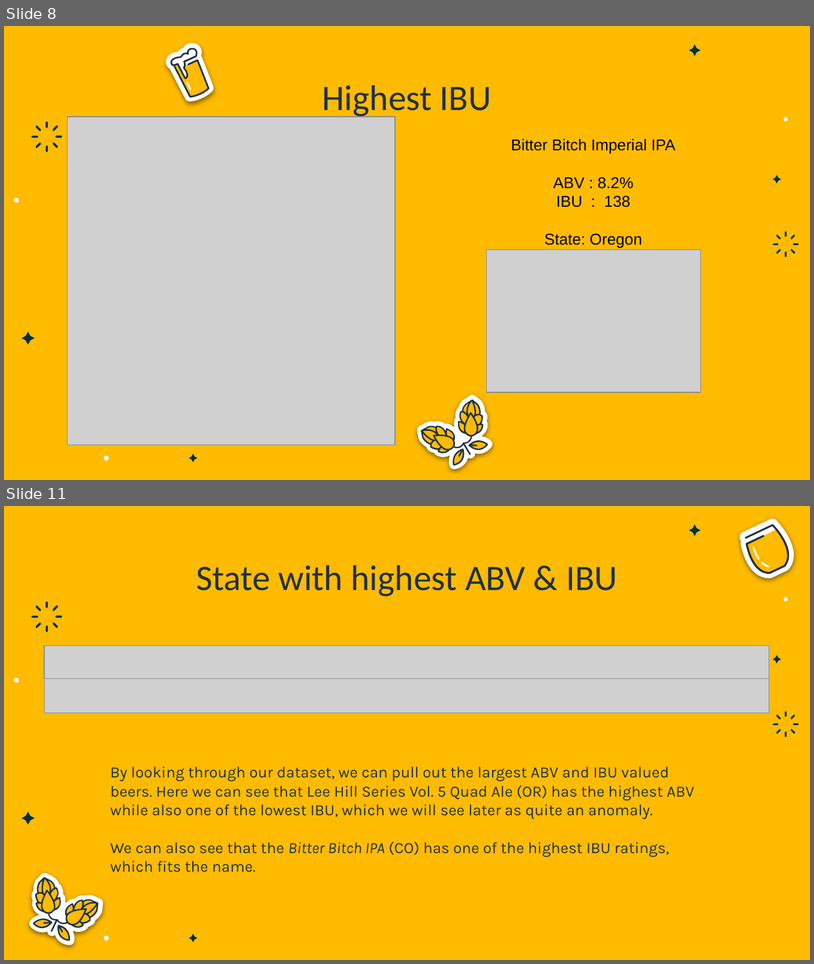
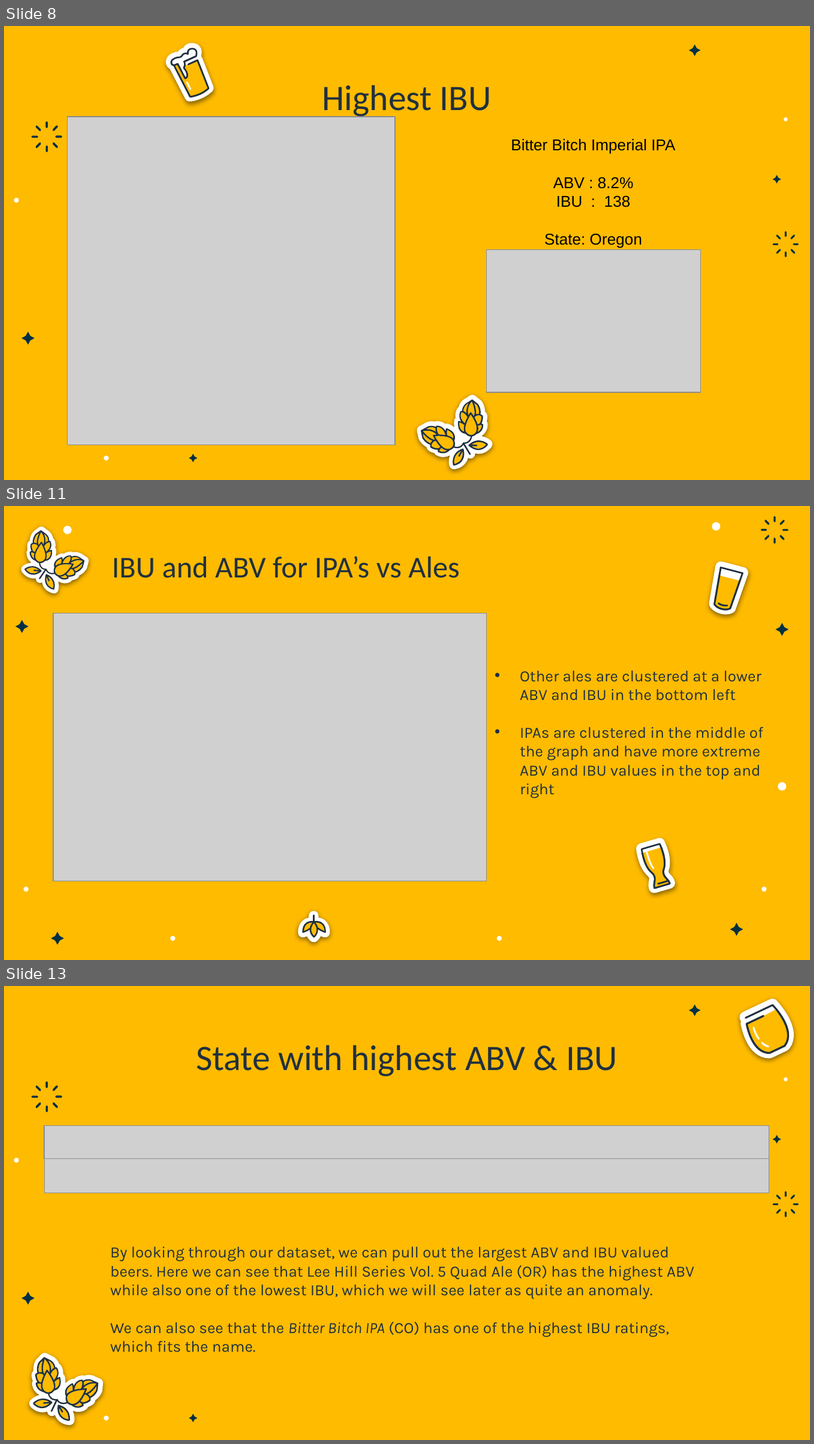
Before and after one commit to DotSumWedge/BreweryAnalysis, a slide deck: BeerAnalysisPresentation.pptx. Shown one above the other, each under a label of ours: slides 8 and 11 before the commit, slides 8, 11 and 13 after it; the slides between them are not shown. The pictures are 814x964 and 814x1444 pixels, drawn with LibreOffice and Linux fonts; fonts in the diff are those of the drawing; grey boxes stand for pictures. Boxes give left, top, right and bottom in pixels: in the first picture for what was removed or moved away, otherwise in the second. Text is boxed around its words. In the diff, an @@ line names an element or a change of style, - is before the commit and + after.

Commit message:
Added slides for analysis of IPAs and other ales. Knn accuracy and dot plot

```diff
--- a/BeerAnalysisPresentation.pptx
+++ b/BeerAnalysisPresentation.pptx
@@ slide 11 added at [4, 506, 810, 960], background #FFBB00 @@
@@ ellipse added at [712, 522, 720, 530], fill #FFFFFF @@
@@ group added at [761, 516, 789, 544]: 8 freeform shapes @@
@@ ellipse added at [63, 525, 71, 534], fill #FFFFFF @@
@@ title added at [112, 556, 459, 578], 27 pt, text #203040 @@
+IBU and ABV for IPA’s vs Ales
@@ group added at [11, 523, 94, 602]: 22 freeform shapes @@
@@ picture added at [53, 613, 486, 881] @@
@@ group added at [705, 560, 750, 618]: 5 freeform shapes @@
@@ freeform shape added at [15, 620, 28, 633], fill #003043 @@
@@ freeform shape added at [776, 623, 789, 636], fill #003043 @@
@@ text added at [520, 670, 764, 798], 14 pt, text #203040 @@
+• Other ales are clustered at a lower ABV and IBU in the bottom left
+• IPAs are clustered in the middle of the graph and have more extreme ABV and IBU values in the top and right
@@ ellipse added at [778, 782, 786, 790], fill #FFFFFF @@
@@ group added at [633, 836, 681, 895]: 6 freeform shapes @@
@@ ellipse added at [23, 886, 28, 891], fill #FFFFFF @@
@@ ellipse added at [762, 886, 767, 891], fill #FFFFFF @@
@@ group added at [299, 911, 330, 942]: 5 freeform shapes @@
@@ freeform shape added at [51, 932, 63, 945], fill #003043 @@
@@ ellipse added at [170, 936, 175, 940], fill #FFFFFF @@
@@ ellipse added at [497, 936, 501, 940], fill #FFFFFF @@
@@ freeform shape added at [731, 922, 743, 935], fill #003043 @@
@@ what was slide 11 is now slide 13 @@
```
Also in this commit, not shown: 1 slide changed, 1 other slide added.
